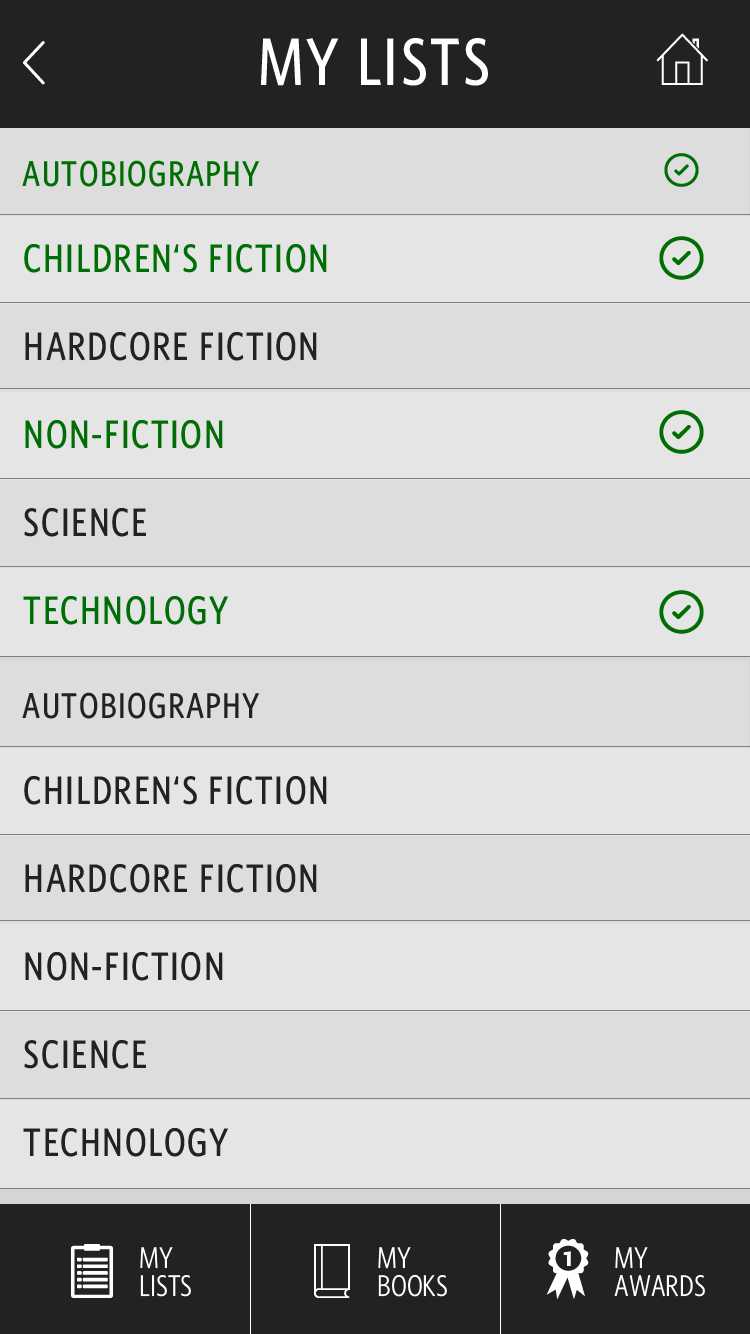
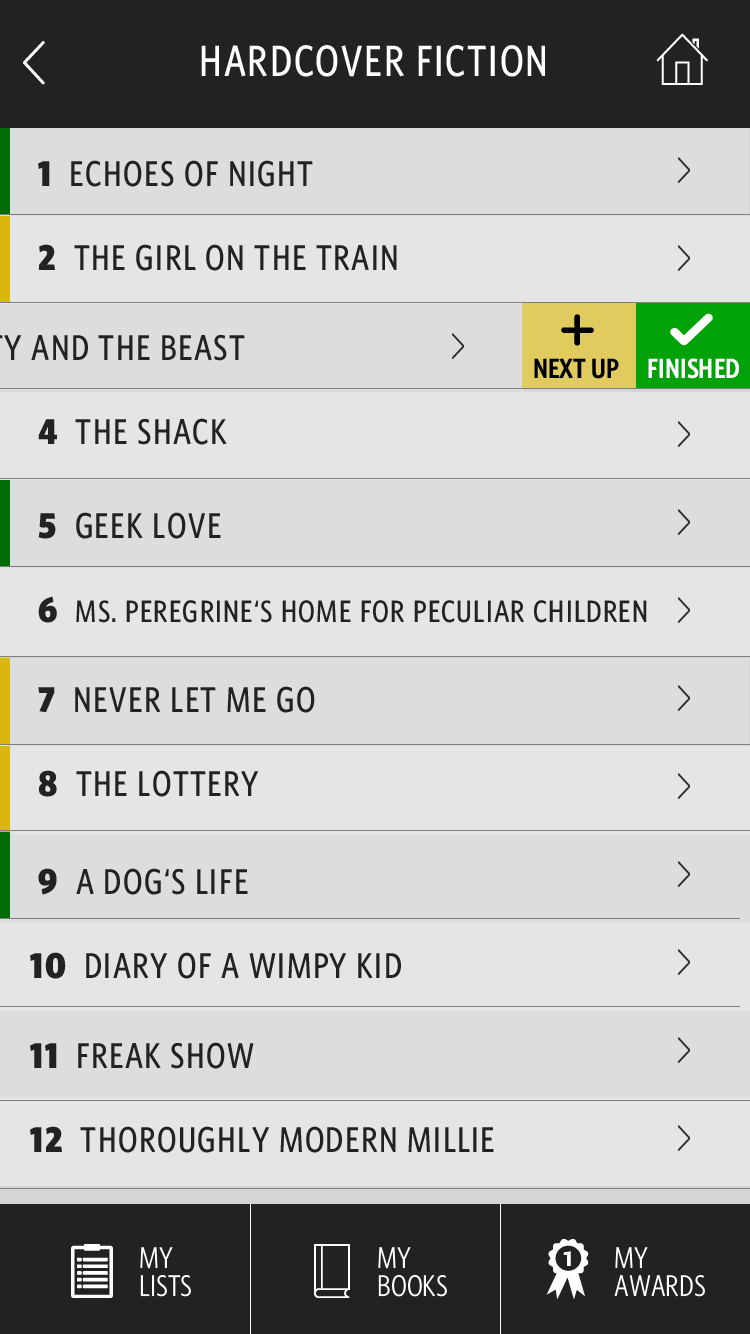
Layer changes from the first 750×1334 image to the second:
renamed "MY LISTS" to "HARDCOVER FICTION", painted on it over [201,38,545,86]
hid group "All Lists" (43 layers) over [0,128,750,1188]
added group "Detail List" with 72 layers in group "My LIsts" over [0,128,750,1188]
added layer "6 MS. PEREGRINE‘S HOME FOR PECULIAR CHILDREN" in group "Detail List" over [38,596,647,623]
added layer "10 DIARY OF A WIMPY KID" in group "Detail List" over [30,952,401,979]
added layer "12 THOROUGHLY MODERN MILLIE" in group "Detail List" over [30,1126,494,1153]
added group "Pins" with 12 layers in group "Detail List" over [0,216,750,1188]
added layer "Layer 19 copy 3" in group "Detail List" over [522,303,636,388]
added group "Arrows" with 12 layers in group "Detail List" over [452,157,690,1151]
added group "BGs" with 12 layers in group "Detail List" over [0,128,750,1157]
added layer "Layer 13 copy 18" in group "BGs" over [0,1098,750,1157]
added layer "Layer 13 copy 17" in group "BGs" over [0,1010,750,1069]
added layer "Layer 13 copy 16" in group "BGs" over [0,922,750,1007]
added layer "Layer 13 copy 15" in group "BGs" over [0,834,750,921]
added layer "Layer 13 copy 14" in group "BGs" over [0,746,750,834]
added layer "Layer 13 copy 13" in group "BGs" over [0,658,749,745]
added layer "Layer 13 copy 5" (2nd of 3, in "My LIsts" › "Detail List" › "BGs") in group "BGs" over [23,590,704,634]
added layer "Layer 13 copy 4" (2nd of 3, in "My LIsts" › "Detail List" › "BGs") in group "BGs" over [0,480,690,566]
added layer "Layer 13 copy 3" (2nd of 3, in "My LIsts" › "Detail List" › "BGs") in group "BGs" over [25,410,704,454]
added layer "Layer 13 copy 2" (2nd of 3, in "My LIsts" › "Detail List" › "BGs") in group "BGs" over [0,304,524,388]
added layer "Layer 13 copy" (2nd of 3, in "My LIsts" › "Detail List" › "BGs") in group "BGs" over [0,216,750,304]
added layer "Layer 13" (2nd of 3, in "My LIsts" › "Detail List" › "BGs") in group "BGs" over [0,128,699,214]
…and 43 more changes (43 added)
